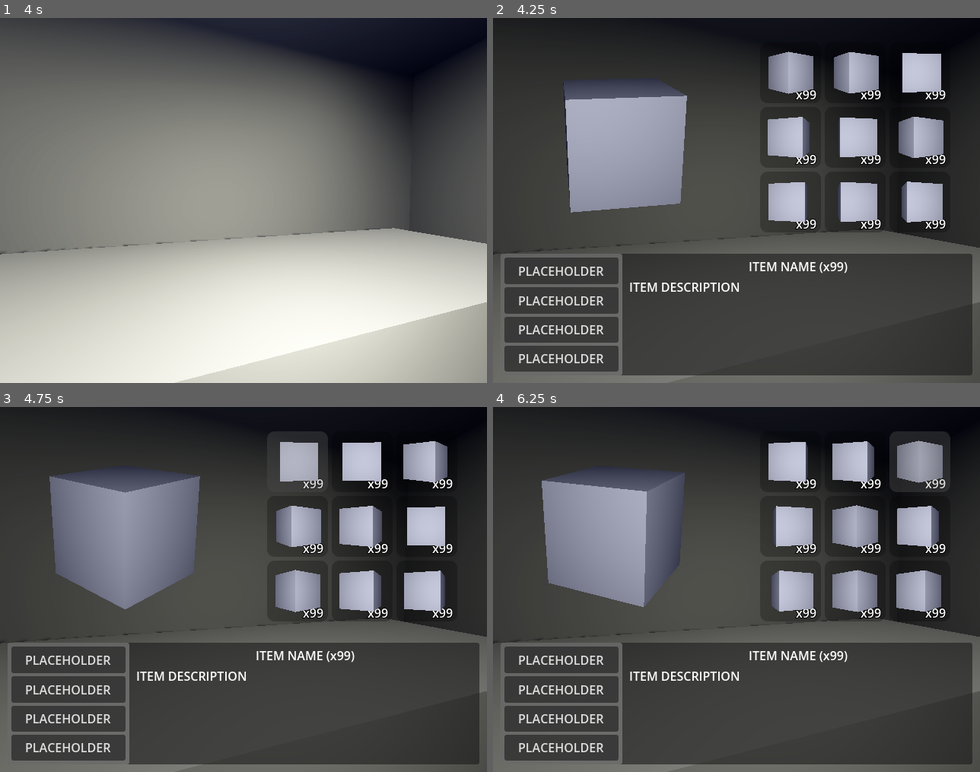
Above: before the commit, frames 1-4 (two rows, left to right).
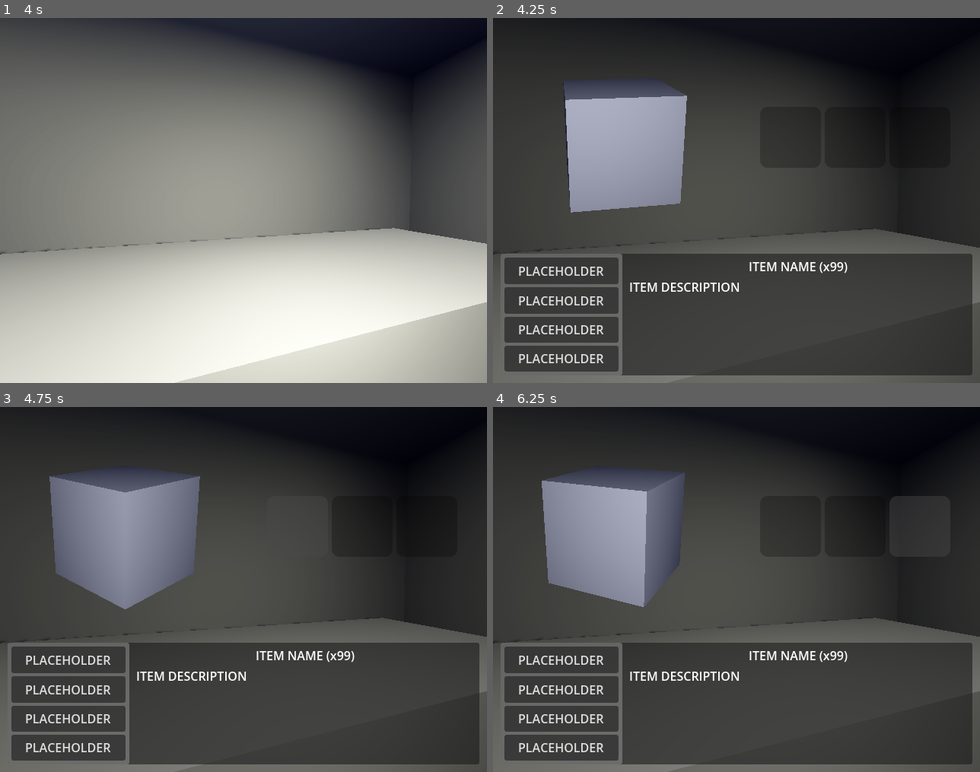
Above: after the commit, the same moments.

Repository: karjon7/survival-horror-prototype
Game: Godot game, scene res://scenes/world.tscn
The game is run twice, just before and just after one commit, with the same random seed, the same clock (stepped at 60 frames per second) and the same inputs. The engine's default icon, where the game draws it, is replaced by a stand-in: a white triangle on a blue panel in a dark square.
Inputs (mouse positions are in pixels of both pictures, inside the frame that each line leads up to; where the layout moved, square brackets give the same spot in the first picture):
- Up to frame 1 (4 s): tap Enter at 0.5 s; move the mouse to (267, 200) at 0.52 s; hold W (forward) from 0.53 s (still down); tap Ctrl (crouch) at 0.6, 2.85 s; move the mouse to (219, 200) at 1.27 s; click (219, 200) at 1.35 s; move the mouse to (253, 193) at 2.02 s; hold Shift (sprint) 2.03-2.78 s; move the mouse to (238, 207) at 2.77 s; tap Space at 3.5 s; move the mouse to (282, 204) at 3.52 s; press the mouse at (282, 204) at 3.53 s
- Up to frame 2 (4.25 s): keep holding W (forward); tap E (inventory) at 4.15 s
- Up to frame 3 (4.75 s): release W (forward) at 4.25 s; release the mouse at (282, 593) at 4.25 s; click (297, 527) [297, 461] at 4.25 s
- Up to frame 4 (6.25 s): click (853, 527) [853, 461] at 5 s; click (921, 527) [921, 461] at 5.75 s

Frame 1 is identical in both runs. In frame 2, 8.5% of the frame differs, in the area x 56-93%, y 9-58%; in frame 3, 8.9%; in frame 4, 11%, in the area x 56-94%, y 6-58%.
Error after the commit: Invalid access to property or key 'item_name' on a base object of type 'Nil'. (res://scripts/inventory.gd:22)

Commit message:
Add displaying inventory

Diff:
--- /dev/null
+++ b/prefabs/meshes/test_mesh.tscn
@@ -0,0 +1,9 @@
+[gd_scene format=3 uid="uid://cujlx355ehasi"]
+
+[sub_resource type="StandardMaterial3D" id="StandardMaterial3D_yf5fn"]
+
+[sub_resource type="BoxMesh" id="BoxMesh_g4v7s"]
+material = SubResource("StandardMaterial3D_yf5fn")
+
+[node name="TestMesh" type="MeshInstance3D" unique_id=676047301]
+mesh = SubResource("BoxMesh_g4v7s")
--- a/prefabs/player.tscn
+++ b/prefabs/player.tscn
@@ -36,7 +36,6 @@
 [node name="InventoryComponent" type="Node" parent="." unique_id=1243270920]
 unique_name_in_owner = true
 script = ExtResource("3_g2jcq")
-inventory_size = 12
 metadata/_custom_type_script = "uid://di8sb25jpr57y"
 
 [node name="MeshInstance3D" type="MeshInstance3D" parent="." unique_id=672404966]
@@ -181,7 +180,7 @@
 layout_mode = 2
 size_flags_horizontal = 3
 
-[node name="GridContainer" type="GridContainer" parent="UI/Inventory/VBoxContainer/MarginContainer/VBoxContainer/HBoxContainer/ScrollContainer" unique_id=1198358645]
+[node name="SlotsContainer" type="GridContainer" parent="UI/Inventory/VBoxContainer/MarginContainer/VBoxContainer/HBoxContainer/ScrollContainer" unique_id=1198358645]
 unique_name_in_owner = true
 layout_mode = 2
 size_flags_horizontal = 6
@@ -190,31 +189,31 @@
 theme_override_constants/v_separation = 5
 columns = 3
 
-[node name="SlotButton" parent="UI/Inventory/VBoxContainer/MarginContainer/VBoxContainer/HBoxContainer/ScrollContainer/GridContainer" unique_id=834539951 instance=ExtResource("8_rgeog")]
-layout_mode = 2
-
-[node name="SlotButton2" parent="UI/Inventory/VBoxContainer/MarginContainer/VBoxContainer/HBoxContainer/ScrollContainer/GridContainer" unique_id=129812395 instance=ExtResource("8_rgeog")]
-layout_mode = 2
-
-[node name="SlotButton3" parent="UI/Inventory/VBoxContainer/MarginContainer/VBoxContainer/HBoxContainer/ScrollContainer/GridContainer" unique_id=380250489 instance=ExtResource("8_rgeog")]
-layout_mode = 2
-
-[node name="SlotButton4" parent="UI/Inventory/VBoxContainer/MarginContainer/VBoxContainer/HBoxContainer/ScrollContainer/GridContainer" unique_id=1365678419 instance=ExtResource("8_rgeog")]
-layout_mode = 2
-
-[node name="SlotButton5" parent="UI/Inventory/VBoxContainer/MarginContainer/VBoxContainer/HBoxContainer/ScrollContainer/GridContainer" unique_id=2086644382 instance=ExtResource("8_rgeog")]
-layout_mode = 2
-
-[node name="SlotButton6" parent="UI/Inventory/VBoxContainer/MarginContainer/VBoxContainer/HBoxContainer/ScrollContainer/GridContainer" unique_id=507914005 instance=ExtResource("8_rgeog")]
-layout_mode = 2
-
-[node name="SlotButton7" parent="UI/Inventory/VBoxContainer/MarginContainer/VBoxContainer/HBoxContainer/ScrollContainer/GridContainer" unique_id=1671742662 instance=ExtResource("8_rgeog")]
-layout_mode = 2
-
-[node name="SlotButton8" parent="UI/Inventory/VBoxContainer/MarginContainer/VBoxContainer/HBoxContainer/ScrollContainer/GridContainer" unique_id=1996370634 instance=ExtResource("8_rgeog")]
-layout_mode = 2
-
-[node name="SlotButton9" parent="UI/Inventory/VBoxContainer/MarginContainer/VBoxContainer/HBoxContainer/ScrollContainer/GridContainer" unique_id=713852245 instance=ExtResource("8_rgeog")]
+[node name="SlotButton" parent="UI/Inventory/VBoxContainer/MarginContainer/VBoxContainer/HBoxContainer/ScrollContainer/SlotsContainer" unique_id=834539951 instance=ExtResource("8_rgeog")]
+layout_mode = 2
+
+[node name="SlotButton2" parent="UI/Inventory/VBoxContainer/MarginContainer/VBoxContainer/HBoxContainer/ScrollContainer/SlotsContainer" unique_id=129812395 instance=ExtResource("8_rgeog")]
+layout_mode = 2
+
+[node name="SlotButton3" parent="UI/Inventory/VBoxContainer/MarginContainer/VBoxContainer/HBoxContainer/ScrollContainer/SlotsContainer" unique_id=380250489 instance=ExtResource("8_rgeog")]
+layout_mode = 2
+
+[node name="SlotButton4" parent="UI/Inventory/VBoxContainer/MarginContainer/VBoxContainer/HBoxContainer/ScrollContainer/SlotsContainer" unique_id=1365678419 instance=ExtResource("8_rgeog")]
+layout_mode = 2
+
+[node name="SlotButton5" parent="UI/Inventory/VBoxContainer/MarginContainer/VBoxContainer/HBoxContainer/ScrollContainer/SlotsContainer" unique_id=2086644382 instance=ExtResource("8_rgeog")]
+layout_mode = 2
+
+[node name="SlotButton6" parent="UI/Inventory/VBoxContainer/MarginContainer/VBoxContainer/HBoxContainer/ScrollContainer/SlotsContainer" unique_id=507914005 instance=ExtResource("8_rgeog")]
+layout_mode = 2
+
+[node name="SlotButton7" parent="UI/Inventory/VBoxContainer/MarginContainer/VBoxContainer/HBoxContainer/ScrollContainer/SlotsContainer" unique_id=1671742662 instance=ExtResource("8_rgeog")]
+layout_mode = 2
+
+[node name="SlotButton8" parent="UI/Inventory/VBoxContainer/MarginContainer/VBoxContainer/HBoxContainer/ScrollContainer/SlotsContainer" unique_id=1996370634 instance=ExtResource("8_rgeog")]
+layout_mode = 2
+
+[node name="SlotButton9" parent="UI/Inventory/VBoxContainer/MarginContainer/VBoxContainer/HBoxContainer/ScrollContainer/SlotsContainer" unique_id=713852245 instance=ExtResource("8_rgeog")]
 layout_mode = 2
 
 [node name="PanelContainer" type="PanelContainer" parent="UI/Inventory/VBoxContainer/MarginContainer/VBoxContainer" unique_id=117351111]
@@ -275,12 +274,16 @@
 layout_mode = 2
 size_flags_horizontal = 3
 
-[node name="Label" type="Label" parent="UI/Inventory/VBoxContainer/MarginContainer/VBoxContainer/PanelContainer/HBoxContainer/MarginContainer/VBoxContainer" unique_id=1237220624]
+[node name="ItemNameLabel" type="Label" parent="UI/Inventory/VBoxContainer/MarginContainer/VBoxContainer/PanelContainer/HBoxContainer/MarginContainer/VBoxContainer" unique_id=1237220624]
+unique_name_in_owner = true
 layout_mode = 2
 size_flags_horizontal = 4
 text = "ITEM NAME (x99)"
 
-[node name="Label2" type="Label" parent="UI/Inventory/VBoxContainer/MarginContainer/VBoxContainer/PanelContainer/HBoxContainer/MarginContainer/VBoxContainer" unique_id=1985702912]
+[node name="ItemDescriptionLabel" type="Label" parent="UI/Inventory/VBoxContainer/MarginContainer/VBoxContainer/PanelContainer/HBoxContainer/MarginContainer/VBoxContainer" unique_id=1985702912]
+unique_name_in_owner = true
 layout_mode = 2
 size_flags_vertical = 3
 text = "ITEM DESCRIPTION"
+
+[connection signal="inventory_updated" from="InventoryComponent" to="UI/Inventory" method="refresh_player_slots"]
--- a/scripts/inventory.gd
+++ b/scripts/inventory.gd
@@ -1,9 +1,43 @@
 extends Control
 
+const SLOT_BUTTON = preload("uid://brt7wjfxmx1s3")
 
-@onready var inventory: InventoryComponent = %InventoryComponent
-@onready var grid_container: GridContainer = %GridContainer
+@onready var player_inventory: InventoryComponent = %InventoryComponent
+@onready var slots_container: GridContainer = %SlotsContainer
+@onready var item_name_label: Label = %ItemNameLabel
+@onready var item_desc_label: Label = %ItemDescriptionLabel
+
+
+func _ready() -> void:
+	refresh_player_slots()
 
 
 func _process(delta: float) -> void:
 	pass
+
+
+func slot_selected(index: int) -> void:
+	var slot: SlotButton = slots_container.get_child(index)
+
+	item_name_label.text = slot.slot_data.item_data.item_name #WOW, FIX THIS SUPER UGLY!!!
+
+
+func refresh_player_slots() -> void:
+	if not is_node_ready():
+		await ready
+
+	while slots_container.get_child_count() < player_inventory.size:
+		var slot_instance: SlotButton = SLOT_BUTTON.instantiate()
+
+		slots_container.add_child(slot_instance)
+
+	for slot: SlotButton in slots_container.get_children():
+		if slot.get_index() + 1 > player_inventory.size:
+			slot.queue_free()
+			continue
+
+		var current_slot_data: SlotData = player_inventory.slot_datas[slot.get_index()]
+
+		slot.slot_data = current_slot_data
+		if slot.pressed.get_connections().is_empty():
+			slot.pressed.connect(slot_selected.bind(slot.get_index()))
--- a/scripts/inventory_component.gd
+++ b/scripts/inventory_component.gd
@@ -1,13 +1,15 @@
 extends Node
 class_name InventoryComponent
 
-@export var inventory_size: int = 4 : set = _set_inventory_size
+signal inventory_updated
 
-var slot_datas: Array[SlotData] = [SlotData.new()]
+@export var size: int = 3 : set = _set_size
+@export var slot_datas: Array[SlotData] = []
 
 
-func _init() -> void:
-	_set_inventory_size(inventory_size)
+func _ready() -> void:
+	_set_size(size)
+	inventory_updated.emit()
 
 
 func has_item(item_data: ItemData) -> bool:
@@ -22,14 +24,19 @@
 
 	#Find slots with same item data first
 	for slot in slot_datas:
-		if not slot.is_empty() and slot.item_data != item_data: continue
+		if slot.is_empty(): continue
+		if slot.item_data != item_data: continue
+
 		var spaces_left: int = item_data.max_stack_size - slot.quantity
 		var amt_to_add: int = mini(spaces_left, remaining)
 
+		if amt_to_add == 0: continue
+
 		slot.quantity += amt_to_add
 		remaining -= amt_to_add
+		inventory_updated.emit()
 
-		if remaining < 1: return remaining
+		if not remaining > 0: break
 
 	#Find empty slot datas second
 	for slot in slot_datas:
@@ -39,8 +46,9 @@
 		slot.item_data = item_data
 		slot.quantity = amt_to_add
 		remaining -= amt_to_add
+		inventory_updated.emit()
 
-		if remaining < 1: return remaining
+		if not remaining > 0: break
 
 	return remaining
 
@@ -56,12 +64,18 @@
 
 		slot.quantity -= amt_to_remove
 		remaining -= amt_to_remove
+		inventory_updated.emit()
 
-		if remaining < 1: return remaining
+		if not remaining > 0: break
 
 	return remaining
 
 
-func _set_inventory_size(new_value: int) -> void:
-	inventory_size = new_value
-	slot_datas.resize(inventory_size)
+func _set_size(new_value: int) -> void:
+	size = new_value
+	slot_datas.resize(size)
+
+	for index in slot_datas.size():
+		if not slot_datas.get(index): slot_datas.set(index, SlotData.new())
+
+	inventory_updated.emit()
--- a/scripts/item_data.gd
+++ b/scripts/item_data.gd
@@ -4,3 +4,4 @@
 @export var item_name: String
 @export_multiline() var description: String
 @export_range(1, SlotData.MAX_STACK_SIZE) var max_stack_size: int = 1
+@export var mesh: PackedScene = preload("uid://cujlx355ehasi")
--- a/scripts/slot_data.gd
+++ b/scripts/slot_data.gd
@@ -1,11 +1,13 @@
 extends Resource
 class_name SlotData
+
+signal updated
 
 const MAX_STACK_SIZE: int = 99
 const TEST_ITEM: ItemData = preload("uid://dpmf8r2tqgqav")
 
-var item_data: ItemData : set = _set_item_data
-var quantity: int = 0 : set = _set_quantity
+@export var item_data: ItemData : set = _set_item_data
+@export var quantity: int = 0 : set = _set_quantity
 
 
 func _init(item: ItemData = null) -> void:
@@ -18,7 +20,9 @@
 
 func _set_item_data(new_item_data: ItemData) -> void:
 	item_data = new_item_data
-	quantity = 0
+	quantity = 1 if item_data else 0
+
+	updated.emit()
 
 
 
@@ -28,3 +32,5 @@
 	if not quantity > 0 and item_data:
 		item_data = null
 		quantity = 0
+
+	updated.emit()
--- a/scripts/ui/slot_button.gd
+++ b/scripts/ui/slot_button.gd
@@ -8,6 +8,17 @@
 @onready var highlight_overlay: Panel = %HighlightOverlay
 @onready var lighten_overlay: Panel = %LightenOverlay
 @onready var darken_overlay: Panel = %DarkenOverlay
+
+
+func update_slot() -> void:
+	if not slot_data or slot_data.is_empty():
+		quantity_label.visible = false
+		mesh_viewer.mesh = null
+		return
+
+	mesh_viewer.mesh = slot_data.item_data.mesh
+	quantity_label.text = "x%s" % slot_data.quantity
+	quantity_label.visible = slot_data.quantity != 1
 
 
 func highlight() -> void:
@@ -27,16 +38,12 @@
 
 
 func _set_slot_data(new_slot_data: SlotData) -> void:
+	if slot_data: slot_data.updated.disconnect(update_slot)
+
 	slot_data = new_slot_data
 
-	mesh_viewer.mesh = null
-	quantity_label.visible = false
-
-	if not slot_data.is_empty():
-		mesh_viewer.mesh = slot_data.item_data.mesh_preview
-		quantity_label.text = "x%s" % slot_data.quantity
-		quantity_label.visible = slot_data.quantity > 1 \
-			if not slot_data.item_data.display_stack_value else true
+	if slot_data: slot_data.updated.connect(update_slot)
+	update_slot()
 
 
 func _on_mouse_entered() -> void:
